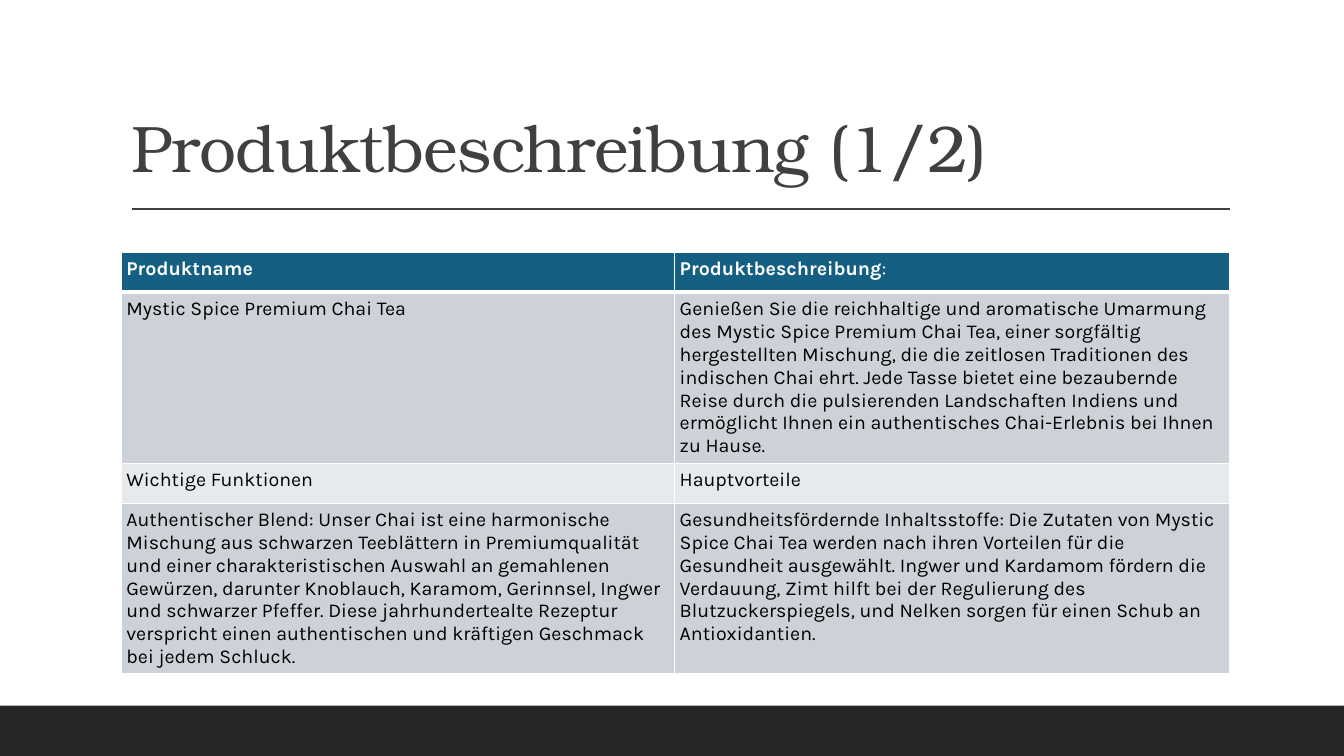
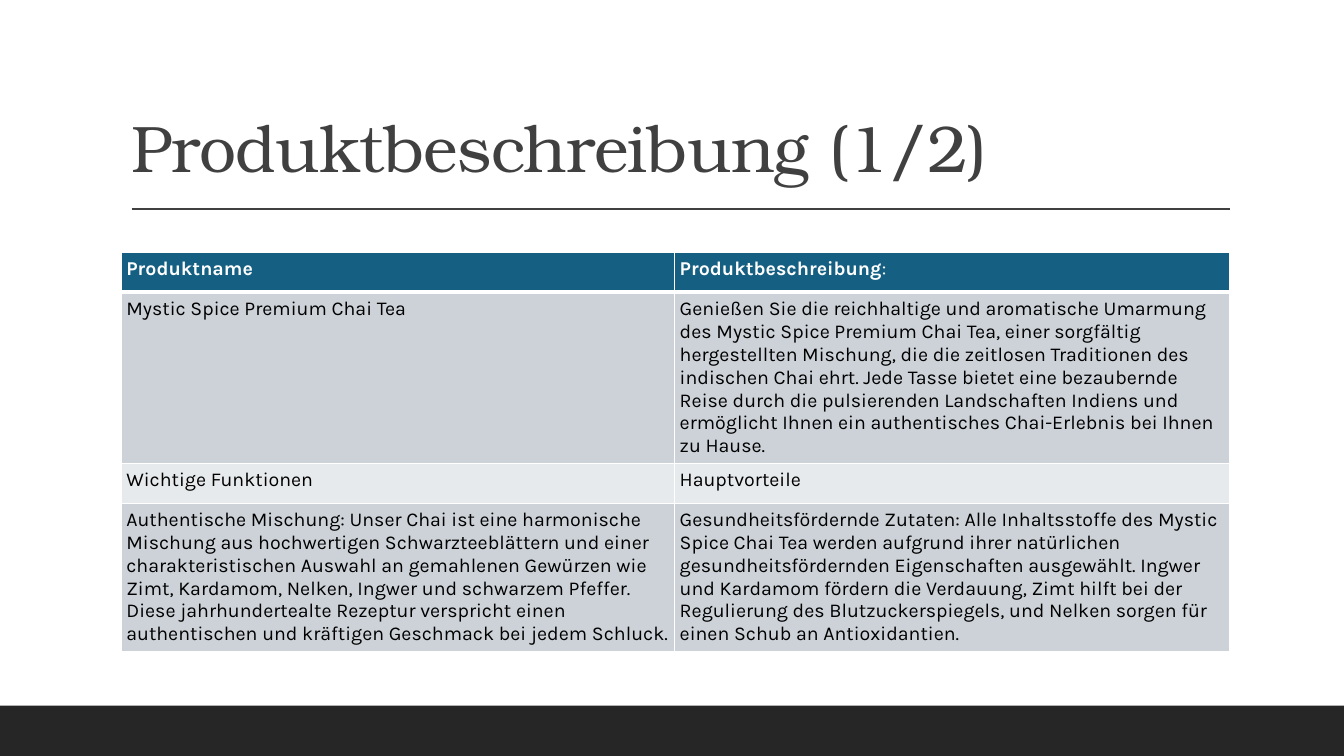
Before and after one commit to MicrosoftLearning/MS-4004-Empower-workforce-copilot-use-cases.de-de, a slide deck: slide 5 of ResourceFiles/Mystic Spice Premium Chai Market Analysis Presentation.pptx. Drawn at 1344x756 pixels with LibreOffice and Linux fonts; fonts in the diff are those of the drawing. Boxes give left, top, right and bottom in pixels: in the first picture for what was removed or moved away, otherwise in the second. Text is boxed around its words. In the diff, an @@ line names an element or a change of style, - is before the commit and + after.

```diff
--- a/ResourceFiles/Mystic Spice Premium Chai Market Analysis Presentation.pptx
+++ b/ResourceFiles/Mystic Spice Premium Chai Market Analysis Presentation.pptx
@@ table at (121,252,1230,707) @@
-row 4, column 1: Authentischer Blend: Unser Chai ist eine harmonische Mischung aus schwarzen Teeblättern in Premiumqualität und einer charakteristischen Auswahl an gemahlenen Gewürzen, darunter Knoblauch, Karamom, Gerinnsel, Ingwer und schwarzer Pfeffer. Diese jahrhundertealte Rezeptur verspricht einen authentischen und kräftigen Geschmack bei jedem Schluck.
+row 4, column 1: Authentische Mischung: Unser Chai ist eine harmonische Mischung aus hochwertigen Schwarzteeblättern und einer charakteristischen Auswahl an gemahlenen Gewürzen wie Zimt, Kardamom, Nelken, Ingwer und schwarzem Pfeffer. Diese jahrhundertealte Rezeptur verspricht einen authentischen und kräftigen Geschmack bei jedem Schluck.
-row 4, column 2: Gesundheitsfördernde Inhaltsstoffe: Die Zutaten von Mystic Spice Chai Tea werden nach ihren Vorteilen für die Gesundheit ausgewählt. Ingwer und Kardamom fördern die Verdauung, Zimt hilft bei der Regulierung des Blutzuckerspiegels, und Nelken sorgen für einen Schub an Antioxidantien.
+row 4, column 2: Gesundheitsfördernde Zutaten: Alle Inhaltsstoffe des Mystic Spice Chai Tea werden aufgrund ihrer natürlichen gesundheitsfördernden Eigenschaften ausgewählt. Ingwer und Kardamom fördern die Verdauung, Zimt hilft bei der Regulierung des Blutzuckerspiegels, und Nelken sorgen für einen Schub an Antioxidantien.
```
Also in this commit, not shown: 3 other slides changed, 29 other files.
